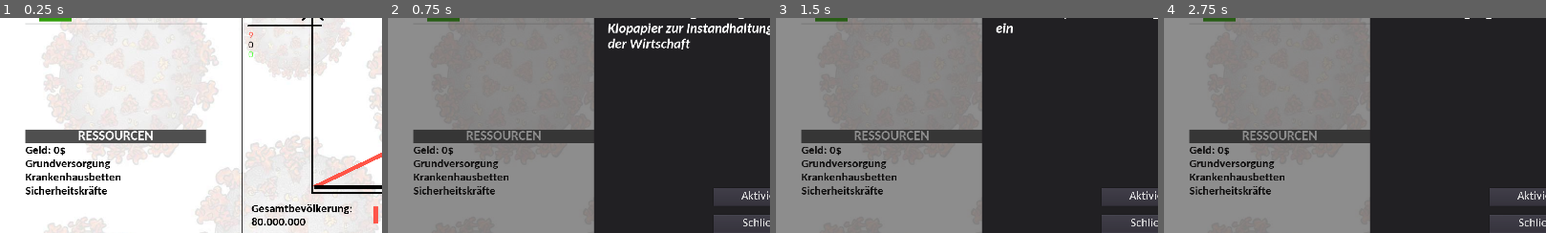
Above: before the commit, frames 1-4 (left to right).
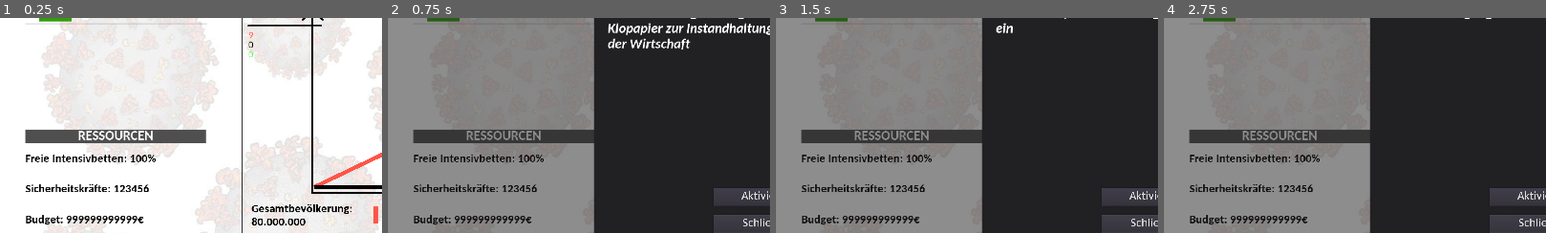
Above: after the commit, the same moments.

Repository: Cards-against-Corona/Cards-against-Corona
Game: Godot game, scene res://Scenes and Scripts/Game.tscn
The game is run twice, just before and just after one commit, with the same random seed, the same clock (stepped at 60 frames per second) and the same inputs.
Inputs (mouse positions are % of the whole screen's width and height, from its top left):
- Up to frame 1 (0.25 s): no input
- Up to frame 2 (0.75 s): click (31, 87) at 0.5 s
- Up to frame 3 (1.5 s): click (43, 87) at 1.25 s
- Up to frame 4 (2.75 s): click (55, 87) at 2 s
The pictures show only the part of the screen within x 0-50%, y 16-66%; the shares and areas given below are measured in that part.

The runs differ from the first frame. In frame 1, 3.0% of the frame differs, in the area x 6-41%, y 59-97%; in frame 2, 2.8%; in frame 3, 2.8%; in frame 4, 2.8%.

Commit message:
reworked resource container in Main UI

Diff:
--- a/Scenes and Scripts/Game.tscn
+++ b/Scenes and Scripts/Game.tscn
@@ -432,7 +432,7 @@
 "_edit_use_anchors_": false
 }
 
-[node name="VBoxContainer2" type="VBoxContainer" parent="Control"]
+[node name="VBoxContainer_Resourcen" type="VBoxContainer" parent="Control"]
 margin_left = 63.6827
 margin_top = 450.038
 margin_right = 516.683
@@ -441,8 +441,8 @@
 "_edit_use_anchors_": false
 }
 
-[node name="Label" type="Label" parent="Control/VBoxContainer2"]
-margin_right = 453.0
+[node name="Label" type="Label" parent="Control/VBoxContainer_Resourcen"]
+margin_right = 454.0
 margin_bottom = 35.0
 custom_styles/normal = SubResource( 10 )
 custom_fonts/font = SubResource( 9 )
@@ -451,57 +451,52 @@
 align = 1
 uppercase = true
 
-[node name="VBoxContainer3" type="VBoxContainer" parent="Control/VBoxContainer2"]
+[node name="VBoxContainer_Resourcen_innen" type="VBoxContainer" parent="Control/VBoxContainer_Resourcen"]
 margin_top = 39.0
-margin_right = 453.0
-margin_bottom = 171.0
-__meta__ = {
-"_edit_use_anchors_": false
-}
-
-[node name="Geld" type="Label" parent="Control/VBoxContainer2/VBoxContainer3"]
-margin_right = 453.0
-margin_bottom = 30.0
+margin_right = 454.0
+margin_bottom = 265.0
+size_flags_vertical = 3
+__meta__ = {
+"_edit_use_anchors_": false
+}
+
+[node name="Label_Betten" type="Label" parent="Control/VBoxContainer_Resourcen/VBoxContainer_Resourcen_innen"]
+margin_right = 454.0
+margin_bottom = 72.0
 rect_pivot_offset = Vector2( 72.5416, 25.5003 )
+size_flags_vertical = 3
 custom_fonts/font = SubResource( 6 )
 custom_colors/font_color = Color( 0, 0, 0, 1 )
-text = "Geld: 0$"
-__meta__ = {
-"_edit_use_anchors_": false
-}
-
-[node name="Geld2" type="Label" parent="Control/VBoxContainer2/VBoxContainer3"]
-margin_top = 34.0
-margin_right = 453.0
-margin_bottom = 64.0
+text = "Freie Intensivbetten: 100%"
+valign = 1
+__meta__ = {
+"_edit_use_anchors_": false
+}
+
+[node name="Label_Polizei" type="Label" parent="Control/VBoxContainer_Resourcen/VBoxContainer_Resourcen_innen"]
+margin_top = 76.0
+margin_right = 454.0
+margin_bottom = 148.0
 rect_pivot_offset = Vector2( 72.5416, 25.5003 )
+size_flags_vertical = 3
 custom_fonts/font = SubResource( 6 )
 custom_colors/font_color = Color( 0, 0, 0, 1 )
-text = "Grundversorgung"
-__meta__ = {
-"_edit_use_anchors_": false
-}
-
-[node name="Geld3" type="Label" parent="Control/VBoxContainer2/VBoxContainer3"]
-margin_top = 68.0
-margin_right = 453.0
-margin_bottom = 98.0
+text = "Sicherheitskräfte: 123456"
+valign = 1
+__meta__ = {
+"_edit_use_anchors_": false
+}
+
+[node name="Label_Geld" type="Label" parent="Control/VBoxContainer_Resourcen/VBoxContainer_Resourcen_innen"]
+margin_top = 152.0
+margin_right = 454.0
+margin_bottom = 226.0
 rect_pivot_offset = Vector2( 72.5416, 25.5003 )
+size_flags_vertical = 3
 custom_fonts/font = SubResource( 6 )
 custom_colors/font_color = Color( 0, 0, 0, 1 )
-text = "Krankenhausbetten"
-__meta__ = {
-"_edit_use_anchors_": false
-}
-
-[node name="Geld4" type="Label" parent="Control/VBoxContainer2/VBoxContainer3"]
-margin_top = 102.0
-margin_right = 453.0
-margin_bottom = 132.0
-rect_pivot_offset = Vector2( 72.5416, 25.5003 )
-custom_fonts/font = SubResource( 6 )
-custom_colors/font_color = Color( 0, 0, 0, 1 )
-text = "Sicherheitskräfte"
+text = "Budget: 999999999999€"
+valign = 1
 __meta__ = {
 "_edit_use_anchors_": false
 }
